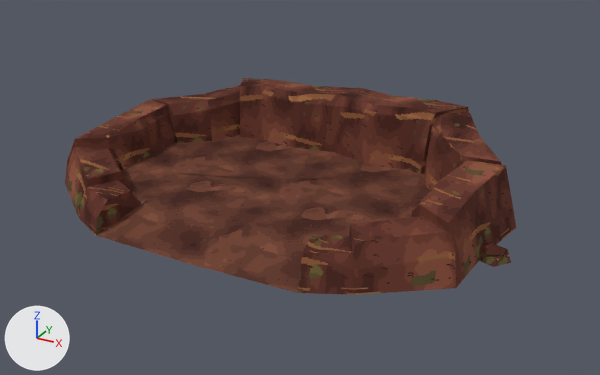
What one commit did to the Blender file output/anthill/models-v1/AN33-queen-bed/AN33_QueenBed.blend.
Both versions are drawn from a camera (50 mm lens) standing at (5.87, -10.51, 5.41) and looking at (0.14, -0.09, 0.2). Every picture has the same lights, and +X, +Y and +Z are marked at lower left. The picture after the commit comes second.

Names of what the first picture shows: 'AN33a_Earth', 'AN33a_Floor'.
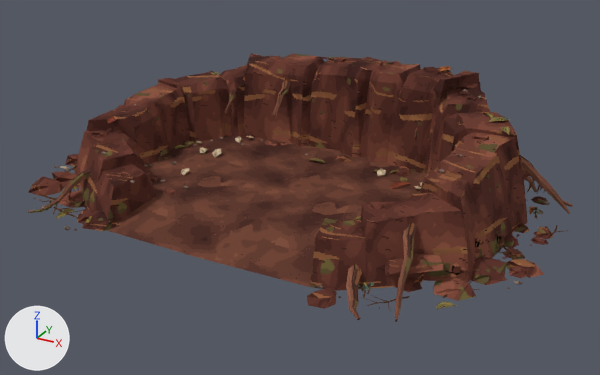
Location of each change, (x1, y1, x2, y2) in pixels of the pictures (600 x 375 px):
'AN33a_Earth', reshaped (16% wider, 18% taller)
    before: (65, 78, 516, 295)
    after: (28, 53, 553, 309)
'AN33a_Floor', reshaped
    before: (96, 135, 430, 293)
    after: (108, 136, 427, 287)
'AN33a_Root', added
    after: (28, 76, 573, 322)
'AN33a_Props', added
    after: (33, 55, 568, 310)
part 1 of me_an33a_earth, rebuilt (10% taller)
    before: (65, 78, 516, 295)
    after: (75, 53, 528, 291)
part 2 of me_an33a_earth, built on
    before: (479, 242, 511, 267)
    after: (28, 57, 553, 309)

The edits, one by one:
Picture 'T_Ant_Root.png' (img_t_ant_root_png) is new.
Picture 'T_Ant_Props.png' (img_t_ant_props_png) is new.
Picture 'T_Ant_Props_Emission.png' (img_t_ant_props_emission_png) is new.
Material 'M_Ant_Root' (mat_m_ant_root) is new.
Its texture is img_t_ant_root_png.
Its roughness is 1.0.
Its specular ior level is 0.05.
Material 'M_Ant_Props' (mat_m_ant_props) is new.
Uses the picture img_t_ant_props_emission_png.
Uses the picture img_t_ant_props_png.
me_an33a_earth is used by ob_an33a_earth; location (0.0, 0.0, 0.0).
me_an33a_earth had 212 vertices, 143 faces and spanned x -3.61..3.61, y -2.59..2.63, z 0.0..1.25.
me_an33a_earth now has 1724 vertices, 1669 faces and spans x -4.1..4.11, y -2.91..3.1, z 0.09..1.86.
me_an33a_earth part 1: the loose piece of 179 vertices spanning x -3.61..3.38, y -2.59..2.48, z 0.0..1.25 is rebuilt with 461 vertices and now spans x -3.48..3.52, y -2.52..2.55, z 0.09..1.83.
me_an33a_earth part 2: 22 vertices removed from x 0.89..3.61, y -0.74..2.63, z 0.0..0.19; 1263 vertices added at x -4.1..4.11, y -2.91..3.1, z 0.09..1.86.
Other edits to the shape of me_an33a_earth do not show in these pictures.
me_an33a_floor is used by ob_an33a_floor; location (0.0, 0.0, 0.0).
me_an33a_floor had 142 vertices, 136 faces and spanned x -2.71..2.43, y -2.63..1.43, z 0.0..0.25.
me_an33a_floor now has 330 vertices, 324 faces and spans x -2.47..2.44, y -2.56..1.35, z 0.09..0.34.
me_an33a_floor part 3: 142 vertices removed from x -2.71..2.43, y -2.63..1.43, z 0.0..0.25; 330 vertices added at x -2.47..2.44, y -2.56..1.35, z 0.09..0.34.
Mesh me_an33a_root is new.
It has 687 vertices, 582 faces and spans x -3.08..4.01, y -2.95..3.34, z 0.0..1.46.
It uses material mat_m_ant_root (picture img_t_ant_root_png).
Mesh me_an33a_props is new.
It has 4460 vertices, 4944 faces and spans x -4.13..4.11, y -2.87..3.17, z 0.07..1.85.
It uses material mat_m_ant_props.
Object 'AN33a_Root' (ob_an33a_root) is new; it shows me_an33a_root.
Its location is (0.0, 0.0, 0.0).
Object 'AN33a_Props' (ob_an33a_props) is new; it shows me_an33a_props.
Its location is (0.0, 0.0, 0.0).
